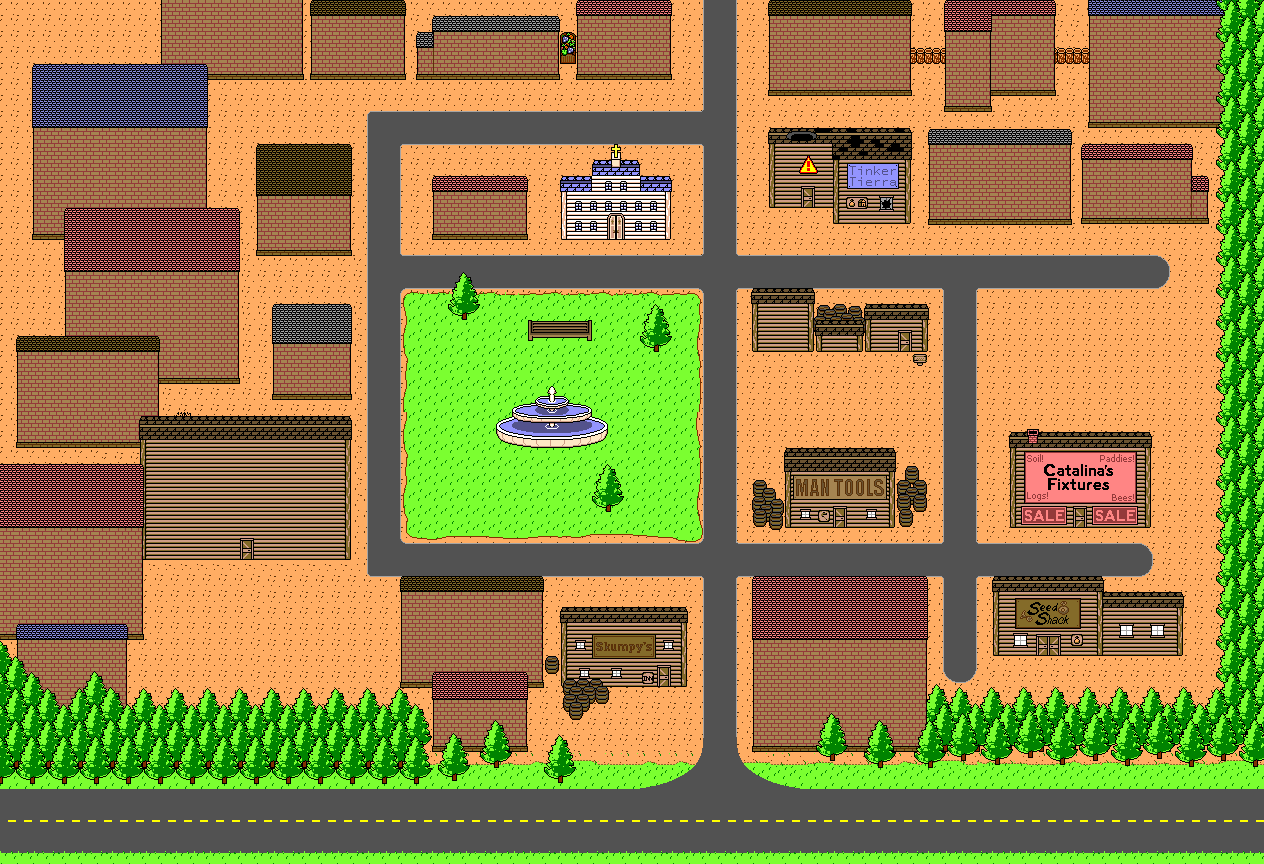
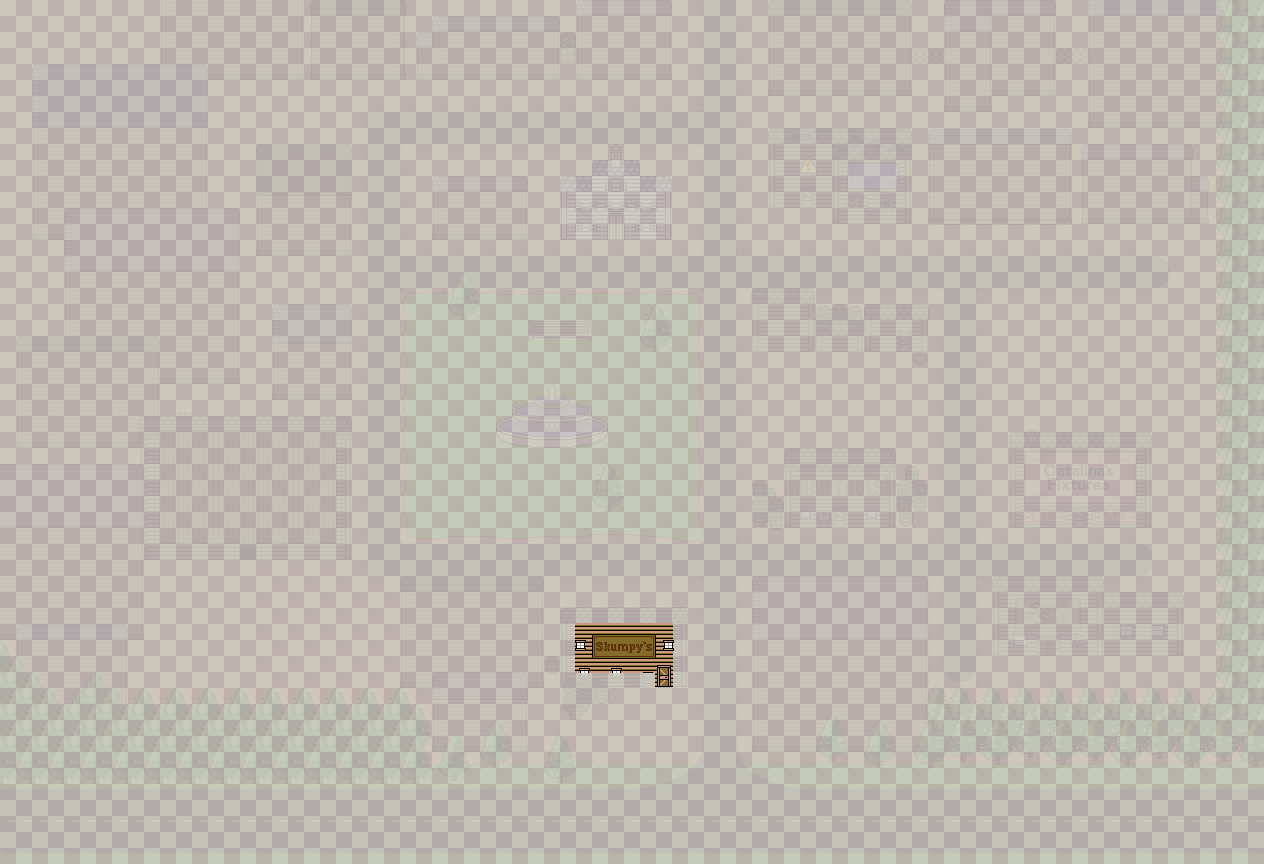
The second 1264×864 image is a revision of the first. Changes to its layers:
removed layer "Cover" over box(144, 431, 674, 687)
added layer "_Cover:skumpy" above "_gray" over box(575, 623, 674, 687)
hid "Foreground" over box(134, 128, 1216, 752)
showed "_tiles" over box(0, 0, 1264, 864)
